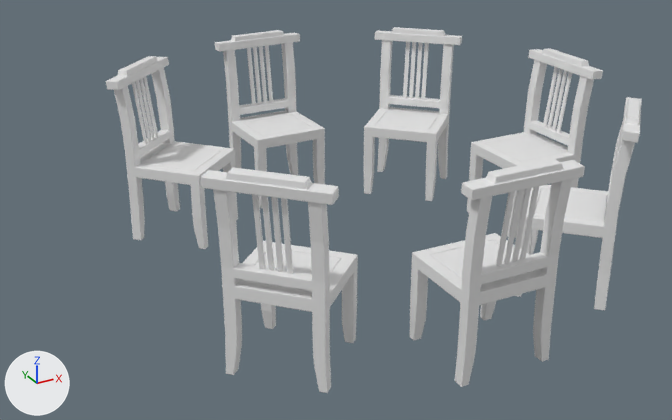
A saved change to the FBX model Assets/5 Model/Level_2/F1/L2_DR_ChairP2.fbx.
Both versions are drawn from a 50 mm lens placed at (-2.44, -3.92, 2.26), pointed at (-0.23, 0.1, 0.25). Lighting does not change. The marker at lower left points along +X, +Y and +Z. The picture after the commit comes second. Where no turn or scale is listed for an object, it has been applied to the vertices.

Names of what the first picture shows: 'F1_Chair'.
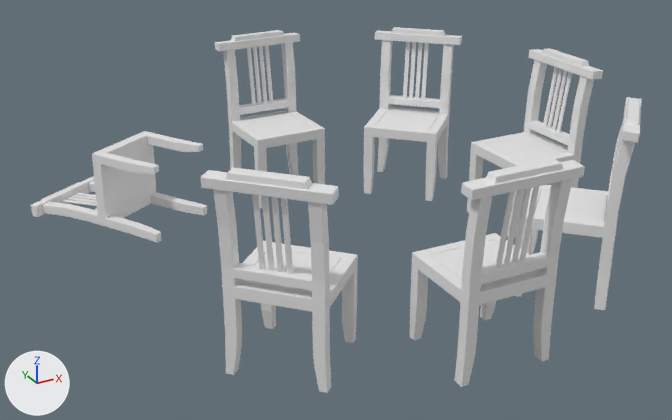
The newer file is also turned or shifted as a whole; pictures and numbers use the older file's frame.

Location of each change, [x1, y1, x2, y2] in pixels of the pictures (672 x 420 px):
'F1_Chair', reshaped (18% narrower): before [106, 27, 642, 393]; after [200, 27, 642, 393]
'F1_Chair.002', added: after [31, 131, 207, 243]
part 1 of me_cube_036, deleted: before [106, 56, 238, 249]
part 2 of me_cube_036, deleted: before [132, 82, 148, 144]
part 3 of me_cube_036, deleted: before [143, 77, 158, 137]
part 4 of me_cube_036, deleted: before [140, 78, 155, 139]
part 5 of me_cube_036, deleted: before [136, 80, 151, 142]

Edits to the bpy script that builds the scene:
```text
Change me_cube_036:
    used by ob_f1_chair; location = (0.0, 0.0, 0.0)
    remove me_cube_036.from_pydata(...)  # 6468 vertices, 6174 faces; spans x -1.28..1.22, y -1.34..1.33, z 0.0..0.96
    add me_cube_036.from_pydata(...)  # 5544 vertices, 5292 faces; spans x -1.28..1.22, y -1.34..1.33, z 0.0..0.96
    me_cube_036 part 1: the loose piece of 828 vertices spanning x -1.21..-0.52, y 0.47..1.17, z 0.0..0.96 is deleted
    me_cube_036 part 2: the loose piece of 24 vertices spanning x -1.05..-0.99, y 0.87..0.93, z 0.52..0.88 is deleted
    me_cube_036 part 3: the loose piece of 24 vertices spanning x -0.96..-0.9, y 0.95..1.01, z 0.52..0.88 is deleted
    me_cube_036 part 4: the loose piece of 24 vertices spanning x -0.99..-0.93, y 0.92..0.98, z 0.52..0.88 is deleted
    me_cube_036 part 5: the loose piece of 24 vertices spanning x -1.02..-0.96, y 0.9..0.95, z 0.52..0.88 is deleted
Add me_cube_086:
    me_cube_086.from_pydata(...)  # 924 vertices, 882 faces; spans x -0.72..0.194, y -0.117..0.935, z -0.252..0.222
    me_cube_086.materials.append(mat_darkwood)  # white #e7e7e7
Add ob_f1_chair_002:
    ob_f1_chair_002 = bpy.data.objects.new('F1_Chair.002', me_cube_086)
    ob_f1_chair_002.location = (-0.856, 0.773, 0.24)
```
